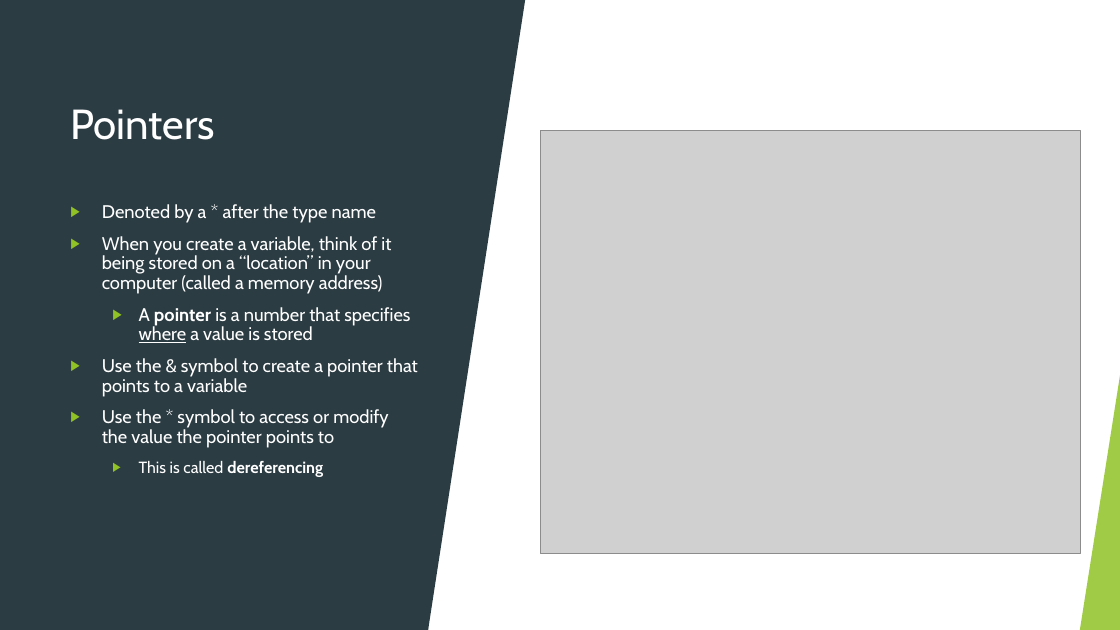
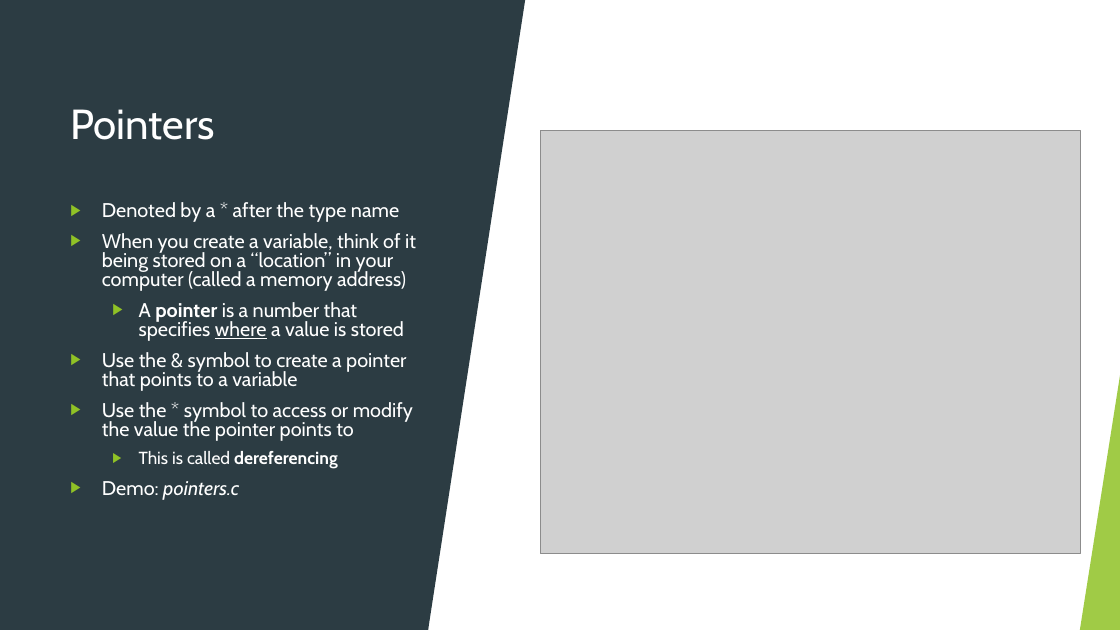
Before and after one commit to Georgia-Tech-GNC/software-onboarding, a slide deck: slide 7 of onboarding_slides/GNCSoftware01.pptx. Drawn at 1120x630 pixels with LibreOffice and Linux fonts; fonts in the diff are those of the drawing; grey boxes stand for pictures. Boxes give left, top, right and bottom in pixels: in the first picture for what was removed or moved away, otherwise in the second. Text is boxed around its words. In the diff, an @@ line names an element or a change of style, - is before the commit and + after.

```diff
--- a/onboarding_slides/GNCSoftware01.pptx
+++ b/onboarding_slides/GNCSoftware01.pptx
@@ text at [102,202,416,469]: size 15.7 to 17 pt in "Denoted by a * after the type ...", "When you create a variable, think of ...", "A pointer is a number that specifies ...", "Use the & symbol to create a ..." and 1 more places; size 13.9 to 15 pt in "This is called dereferencing"; line spacing 0.9 to 0.8 @@
@@ text at [102,481,239,500]: paragraph added @@
+▶ Demo: pointers.c
```
Also in this commit, not shown: 8 other slides changed, 4 other files.
